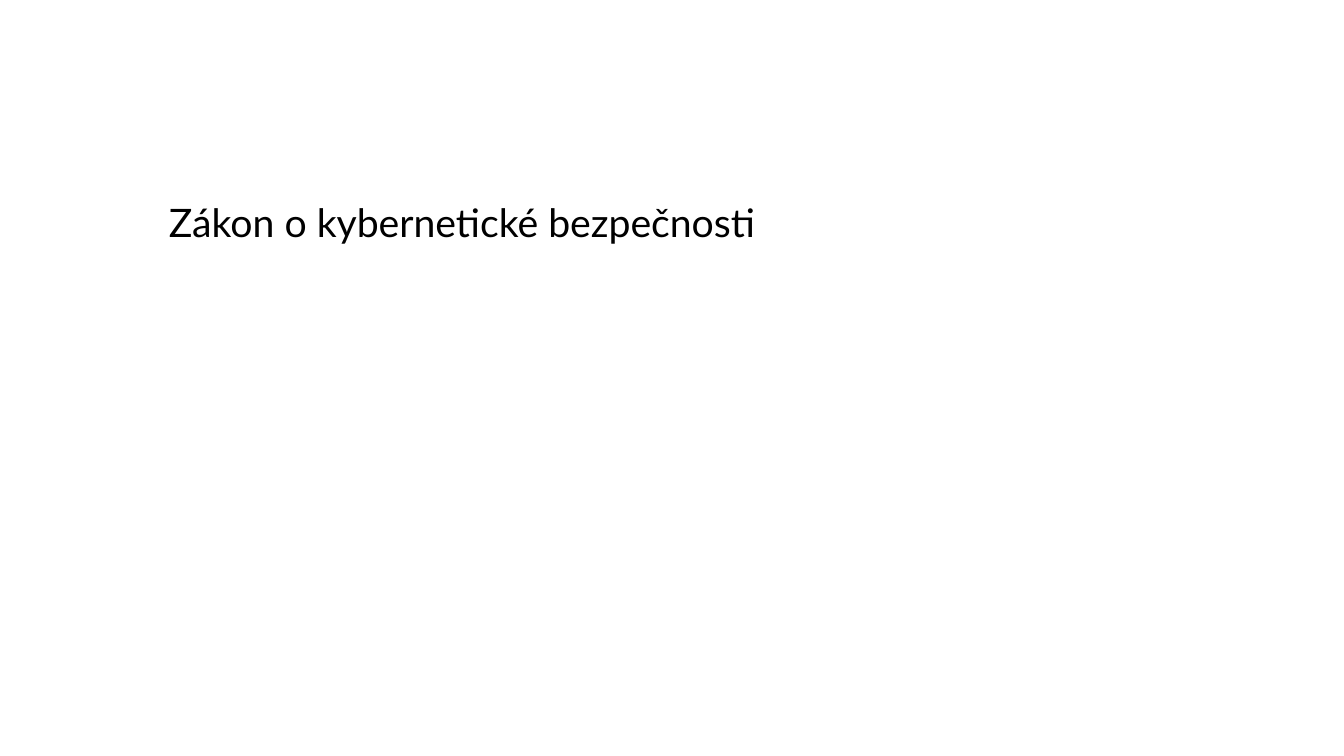
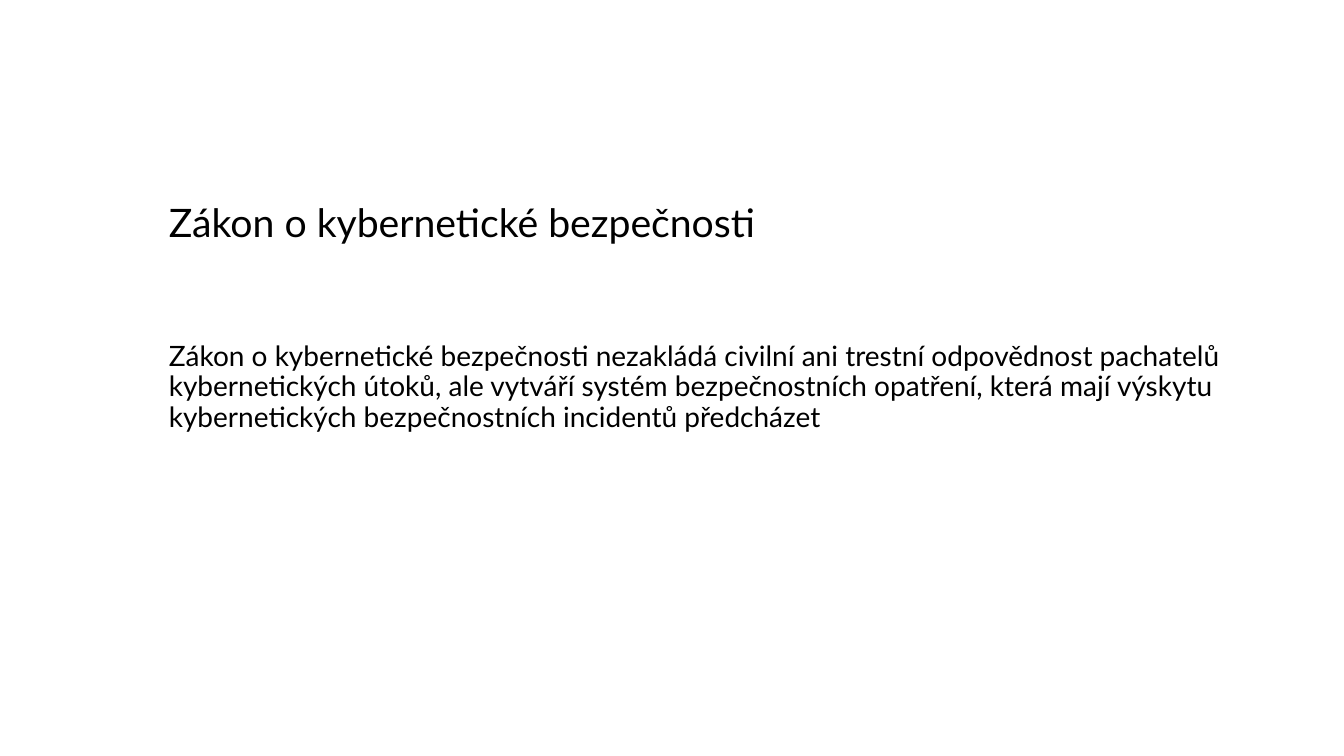
Before and after one commit to zimice/pr2_it_use, a slide deck: slide 6 of Kochanek_projekt_II_it_use_liability.pptx. Drawn at 1344x756 pixels with LibreOffice and Linux fonts; fonts in the diff are those of the drawing; background and template pictures are left out. Boxes give left, top, right and bottom in pixels: in the first picture for what was removed or moved away, otherwise in the second. Text is boxed around its words. In the diff, an @@ line names an element or a change of style, - is before the commit and + after.

```diff
--- a/Kochanek_projekt_II_it_use_liability.pptx
+++ b/Kochanek_projekt_II_it_use_liability.pptx
@@ text added at (169,345,1219,432), 20 pt, text #000000 @@
+Zákon o kybernetické bezpečnosti nezakládá civilní ani trestní odpovědnost pachatelů kybernetických útoků, ale vytváří systém bezpečnostních opatření, která mají výskytu kybernetických bezpečnostních incidentů předcházet
```
Also in this commit, not shown: 1 other slide changed, 2 slides added, 1 other file.
